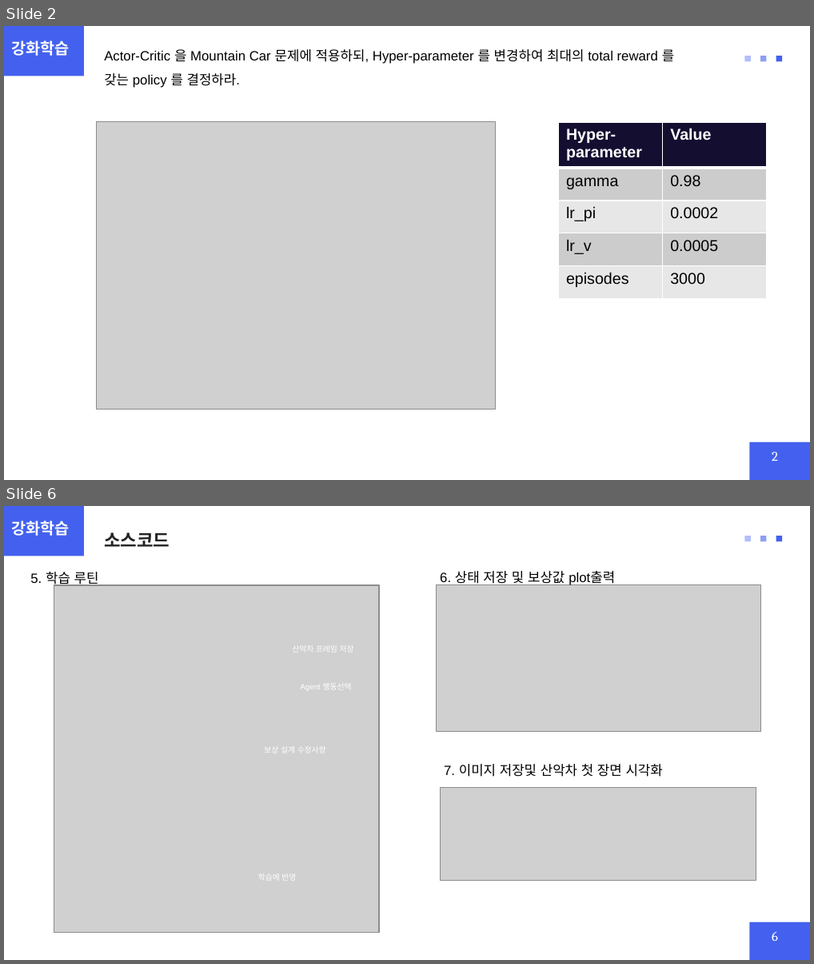
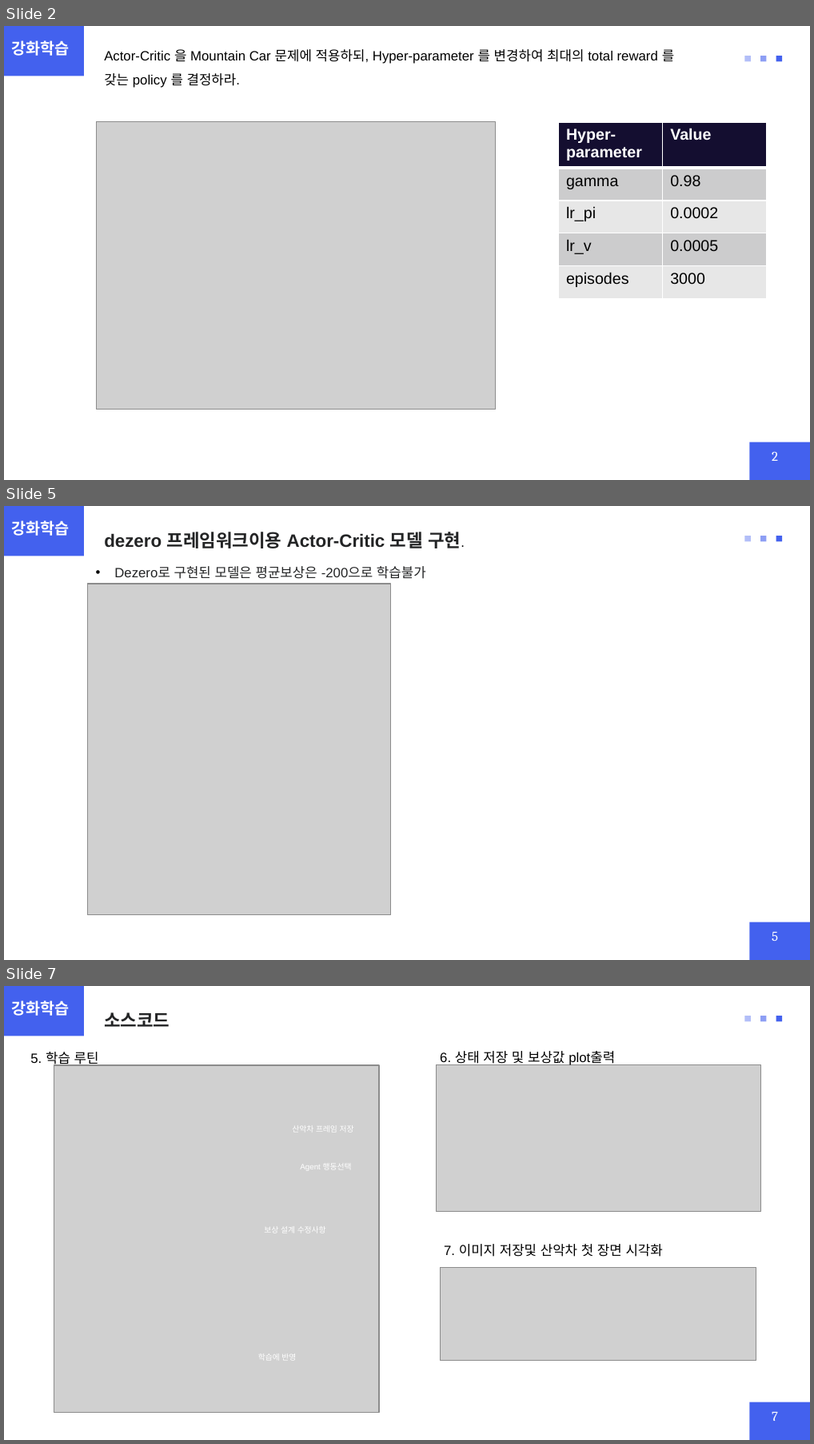
Before and after one commit to chohi22/Industrial-AI, a slide deck: 강화학습 실제/과제/Actor_Critic_2024254022_정현일.pptx. Shown one above the other, each under a label of ours: slides 2 and 6 before the commit, slides 2, 5 and 7 after it; the slides between them are not shown. The pictures are 814x964 and 814x1444 pixels, drawn with LibreOffice and Linux fonts; fonts in the diff are those of the drawing; grey boxes stand for pictures. Boxes give left, top, right and bottom in pixels: in the first picture for what was removed or moved away, otherwise in the second. Text is boxed around its words. In the diff, an @@ line names an element or a change of style, - is before the commit and + after.

```diff
--- a/강화학습 실제/과제/Actor_Critic_2024254022_정현일.pptx
+++ b/강화학습 실제/과제/Actor_Critic_2024254022_정현일.pptx
@@ slide 5 added at (x1=4, y1=506, x2=810, y2=960), background #FFFFFF; not listed: 4 template elements that a slide beside it also shows @@
@@ text added at (x1=104, y1=532, x2=461, y2=548), 16 pt, text #232425, bold @@
+dezero 프레임워크이용 Actor-Critic 모델 구현.
@@ rounded rectangle added at (x1=745, y1=536, x2=750, y2=541), fill #B2BEF8 @@
@@ rounded rectangle added at (x1=762, y1=536, x2=767, y2=541), fill #8D9EF4 @@
@@ rounded rectangle added at (x1=777, y1=536, x2=782, y2=541), fill #4361EE @@
@@ text added at (x1=114, y1=566, x2=426, y2=579), 12 pt, text #232425 @@
+• Dezero로 구현된 모델은 평균보상은 -200으로 학습불가
@@ picture added at (x1=88, y1=584, x2=391, y2=915) @@
@@ what was slide 6 is now slide 7 @@
@@ page number at (x1=772, y1=1412, x2=778, y2=1420): text changed @@
-6
+7
```
Also in this commit, not shown: 3 slides changed, 1 other slide added, 1 other file.
